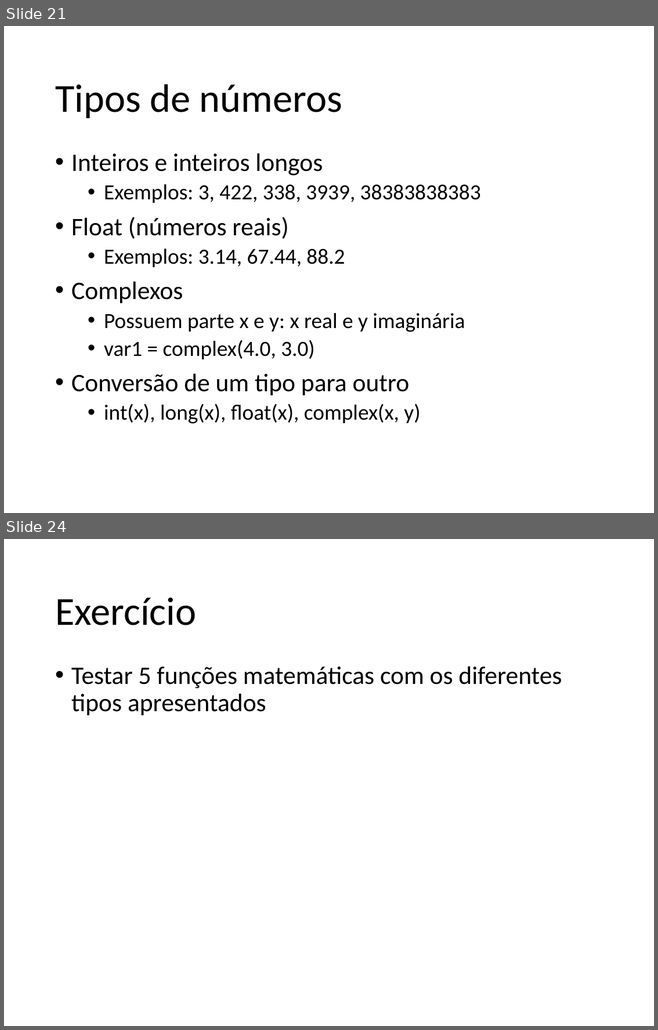
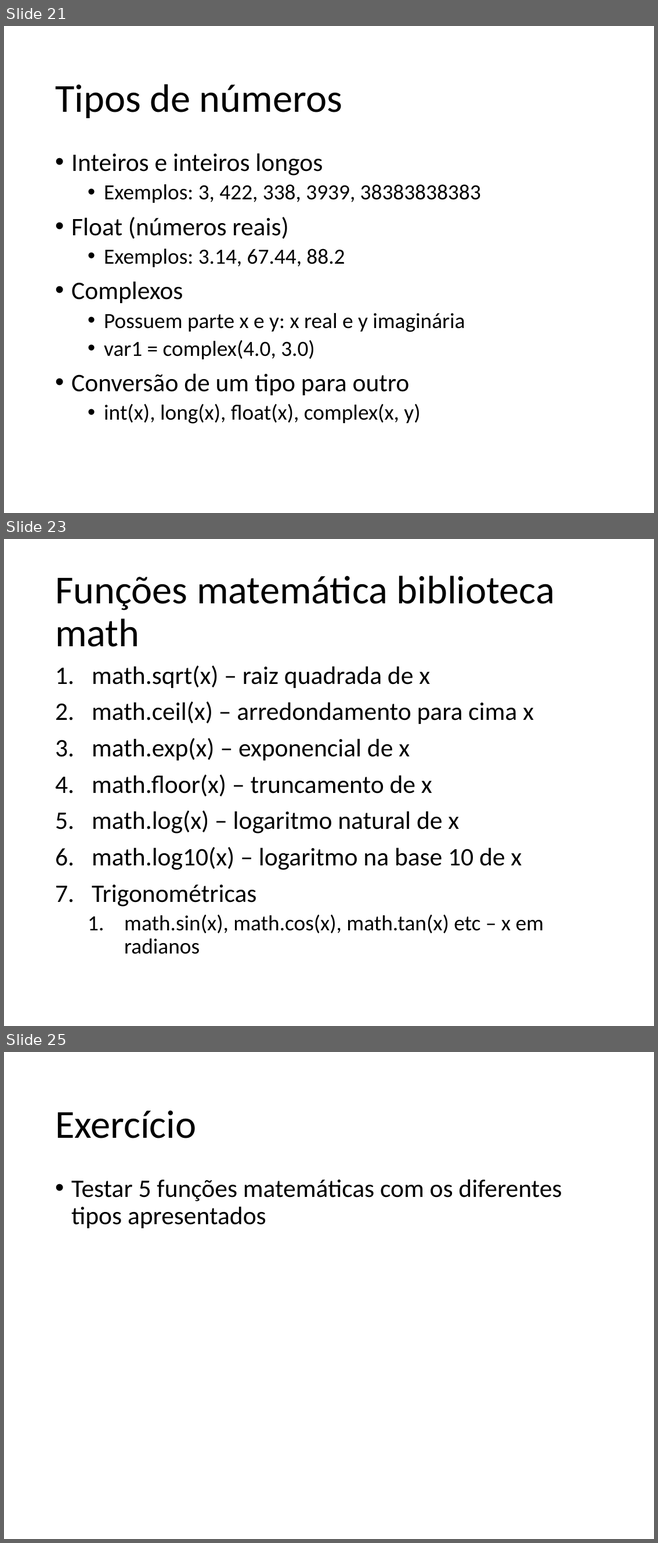
Before and after one commit to fernandoFernandeSantos/minicurso_python_2019, a slide deck: aula.pptx. Shown one above the other, each under a label of ours: slides 21 and 24 before the commit, slides 21, 23 and 25 after it; the slides between them are not shown. The pictures are 658x1030 and 658x1543 pixels, drawn with LibreOffice and Linux fonts; fonts in the diff are those of the drawing. Boxes give left, top, right and bottom in pixels: in the first picture for what was removed or moved away, otherwise in the second. Text is boxed around its words. In the diff, an @@ line names an element or a change of style, - is before the commit and + after.

```diff
--- a/aula.pptx
+++ b/aula.pptx
@@ slide 23 added at (4, 539, 654, 1026), background #FFFFFF @@
@@ title added at (55, 576, 554, 647), 44 pt, text #000000 @@
+Funções matemática biblioteca math
@@ text added at (92, 665, 543, 954), 28 pt, text #000000 @@
+1. math.sqrt(x) – raiz quadrada de x
+2. math.ceil(x) – arredondamento para cima x
+3. math.exp(x) – exponencial de x
+4. math.floor(x) – truncamento de x
+5. math.log(x) – logaritmo natural de x
+6. math.log10(x) – logaritmo na base 10 de x
+7. Trigonométricas
+  1. math.sin(x), math.cos(x), math.tan(x) etc – x em radianos
@@ what was slide 24 is now slide 25 @@
```
Also in this commit, not shown: 6 slides changed, 15 other slides added.
